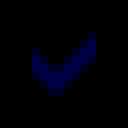
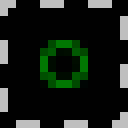
Two versions of the same layered image (128 x 128). Layer-by-layer changes:
removed layer "check" over box(32, 32, 96, 96)
added layer "circle" above "dashes" over box(40, 40, 88, 88)
added layer "dashes" above "background" over box(0, 0, 128, 128)
